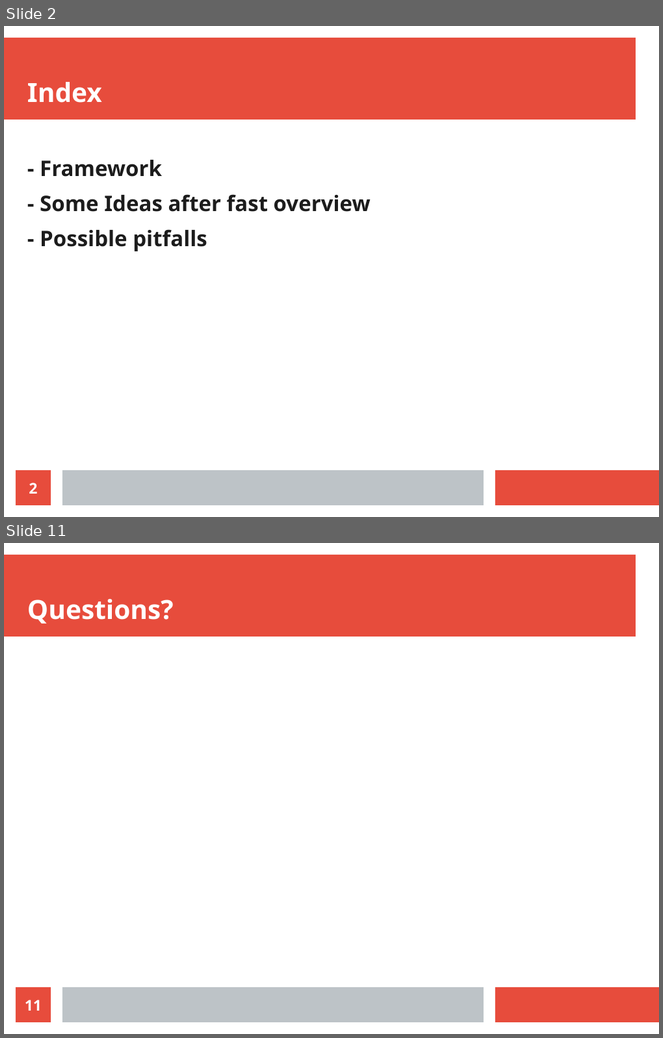
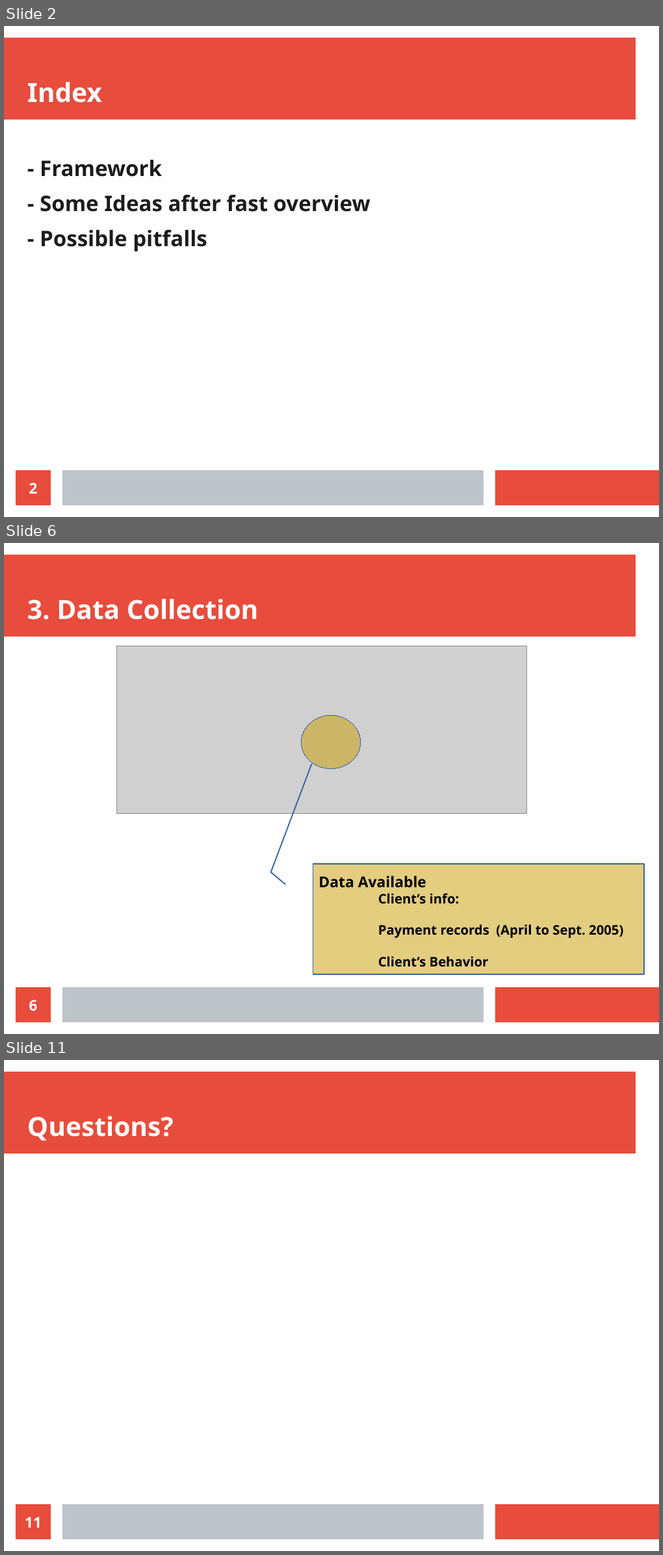
Before and after one commit to alefbenages/CrediOne, a slide deck: Presentation.odp. Shown one above the other, each under a label of ours: slides 2 and 11 before the commit, slides 2, 6 and 11 after it; the slides between them are not shown. The pictures are 663x1038 and 663x1555 pixels, drawn with LibreOffice and Linux fonts; fonts in the diff are those of the drawing; grey boxes stand for pictures. Boxes give left, top, right and bottom in pixels: in the first picture for what was removed or moved away, otherwise in the second. Text is boxed around its words. In the diff, an @@ line names an element or a change of style, - is before the commit and + after.

```diff
--- a/Presentation.odp
+++ b/Presentation.odp
@@ slide 6 added at box(4, 543, 659, 1034), background #FFFFFF; not listed: 3 template elements that a slide beside it also shows @@
@@ title added at box(27, 599, 259, 620), 32 pt, text #FFFFFF, bold @@
+3. Data Collection
@@ picture added at box(117, 646, 527, 813) @@
@@ ellipse added at box(301, 715, 361, 769), fill #C99C00 at 50% opacity, outline #3465A4 0 pt @@
@@ border callout added at box(313, 864, 645, 975), fill #C99C00 at 50% opacity, outline #3465A4 1.45 pt @@
@@ text added at box(319, 876, 623, 967), 16 pt, text #000000, bold @@
+Data Available
+Client’s info:
+Payment records (April to Sept. 2005)
+Client’s Behavior
@@ page number added at box(16, 988, 51, 1023), fill #E74C3C, 18 pt, text #FFFFFF, bold @@
+6
```
Also in this commit, not shown: 5 slides changed, 6 other slides added, 4 slides removed, 19 other files.
